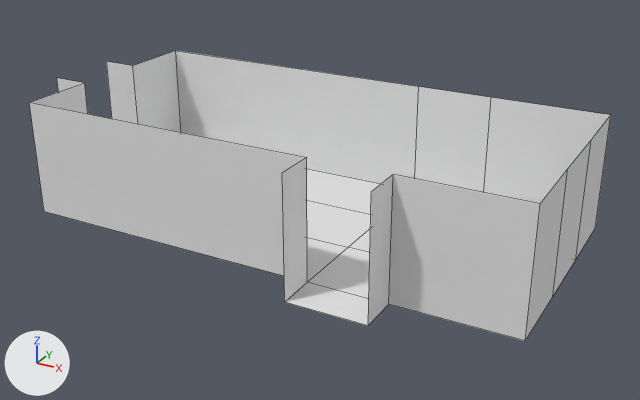
The FBX model SuperHarvestSourceFiles/Assets/Meshes/dungeon_rooms/room_2d_01.fbx, before and after one commit.
Rendered twice from a 50 mm camera at (17.7, -18.23, 9.7) aimed at (8.06, -0.7, 0.94). The lights are fixed; the arrows at lower left show +X, +Y and +Z. Mesh edges are drawn as thin lines. The same objects are shown in both versions, whatever each file hides. Where no turn or scale is listed for an object, it has been applied to the vertices.

In view in the first picture: 'room_2d_01'.
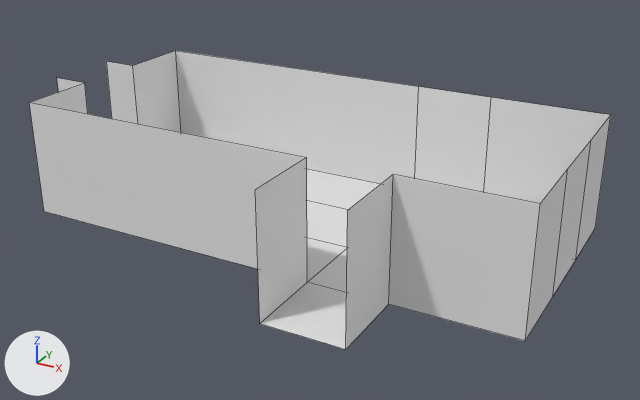
Boxes [x1, y1, x2, y2] around the edits, measured in the pictures (640 x 400 px; the box of a moved part takes in the faces that stretch with it):
'room_2d_01', reshaped: before [29, 51, 611, 341]; after [29, 51, 611, 349]
part 1 of me_mesh, moved or reshaped: before [282, 157, 393, 326]; after [255, 157, 393, 349]

Edits to the bpy script that builds the scene:
```text
Change me_mesh:
    where me_mesh.from_pydata(...)  # 36 vertices, 25 faces; spans x 0.0..14.0, y -4.0..3.0, z 0.0..3.0
    used by ob_room_2d_01; location = (0.0, 0.0, 0.0)
    before: 32 (11.0, -4.0, 0.0) at pixel (368, 325), 33 (11.0, -4.0, 3.0) at pixel (371, 191), 34 (9.0, -4.0, 0.0) at pixel (284, 302), 35 (9.0, -4.0, 3.0) at pixel (282, 172)
    me_mesh part 1
    add for i in [*range(32, 36)]: me_mesh.vertices[i].co += Vector((0.0, -1.0, 0.0))
```
